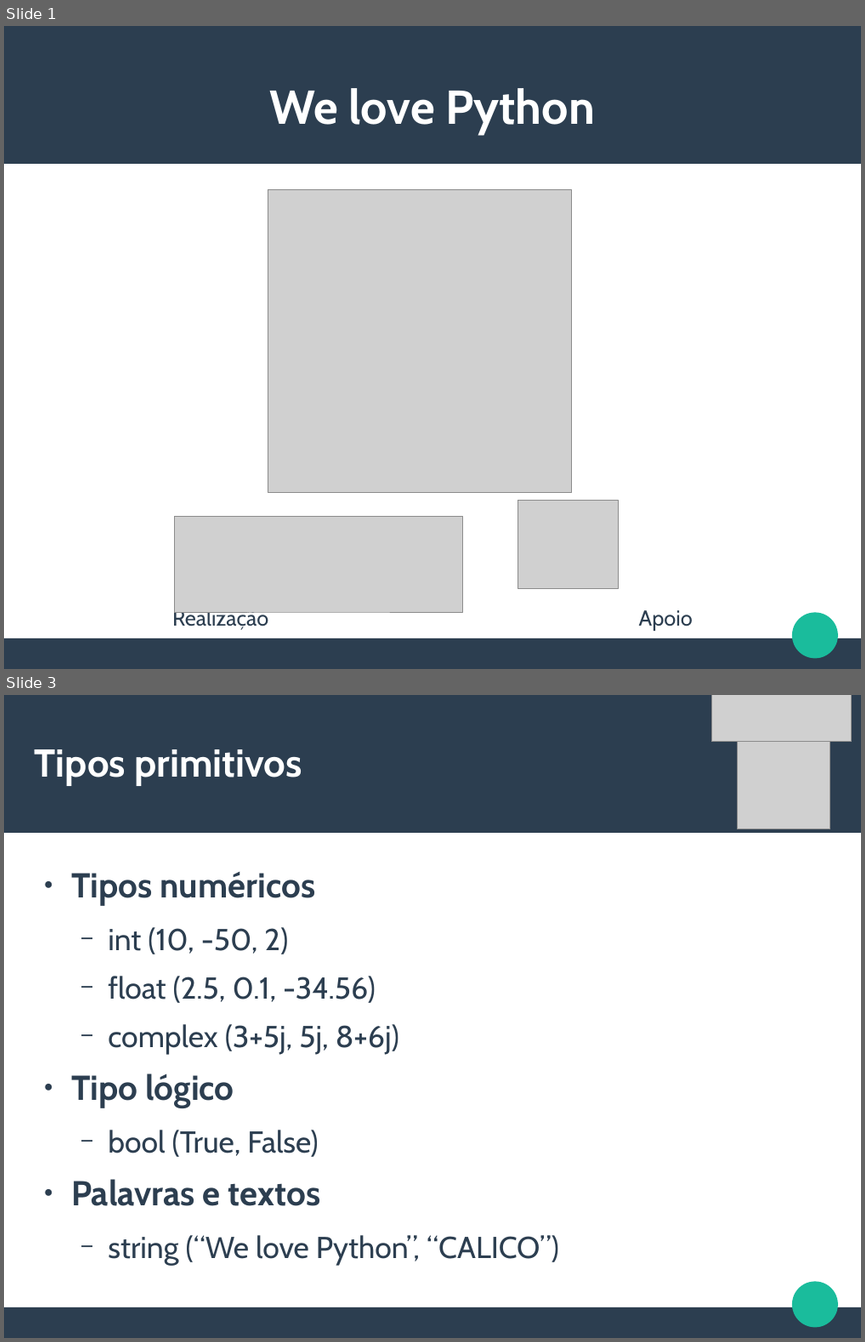
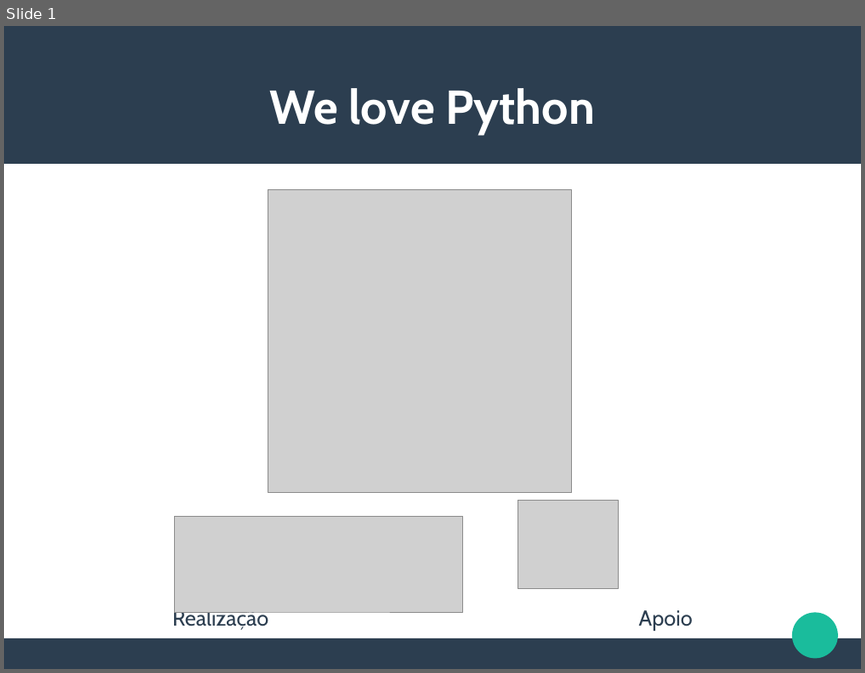
Before and after one commit to CalicoUFSC/minicurso-python, a slide deck: Aula1/Aula1.odp. Shown one above the other, each under a label of ours: slides 1 and 3 before the commit, slide 1 after it; the slides between them are not shown. The pictures are 865x1342 and 865x673 pixels, drawn with LibreOffice and Linux fonts; fonts in the diff are those of the drawing; grey boxes stand for pictures. Boxes give left, top, right and bottom in pixels: in the first picture for what was removed or moved away, otherwise in the second. Text is boxed around its words. In the diff, an @@ line names an element or a change of style, - is before the commit and + after.

```diff
--- a/Aula1/Aula1.odp
+++ b/Aula1/Aula1.odp
@@ slide 3 removed at [4, 695, 861, 1338], background #FFFFFF; not listed: 3 template elements that a slide beside it also shows @@
@@ picture removed at [711, 695, 851, 742] @@
@@ picture removed at [738, 736, 830, 829] @@
@@ title removed at [35, 749, 302, 786] @@
-Tipos primitivos
@@ text removed at [71, 872, 559, 1265] @@
-● Tipos numéricos
-  − int (10, -50, 2)
-  − float (2.5, 0.1, -34.56)
-  − complex (3+5j, 5j, 8+6j)
-● Tipo lógico
-  − bool (True, False)
-● Palavras e textos
-  − string (“We love Python”, “CALICO”)
```
Also in this commit, not shown: 1 slide changed, 14 slides added, 1 other file.
